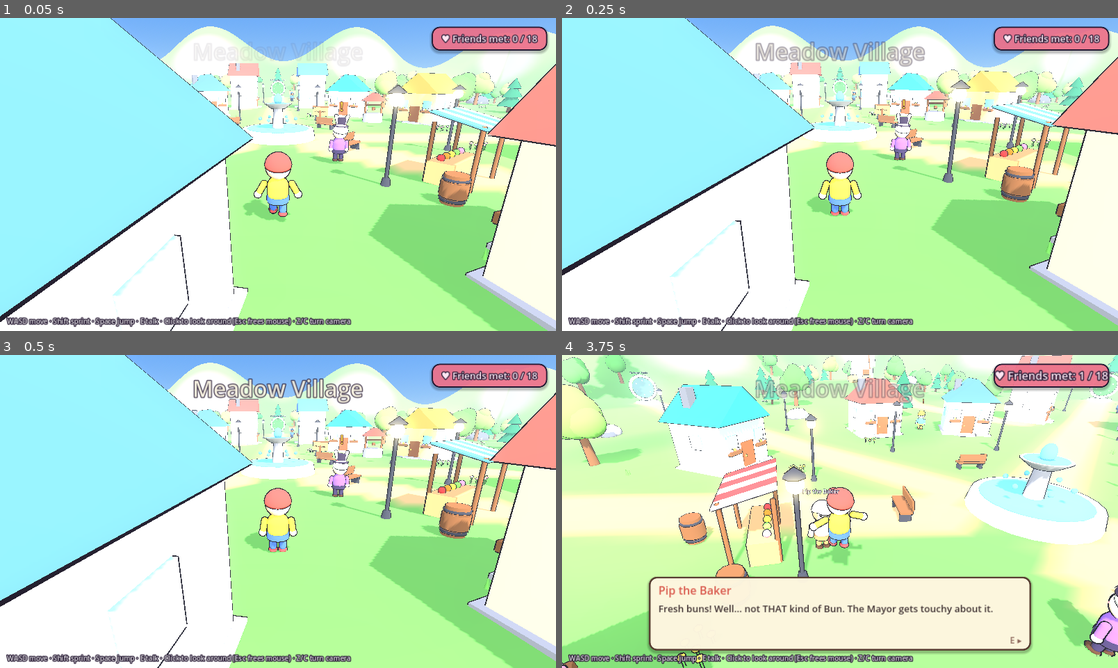
Above: before the commit, frames 1-4 (two rows, left to right).
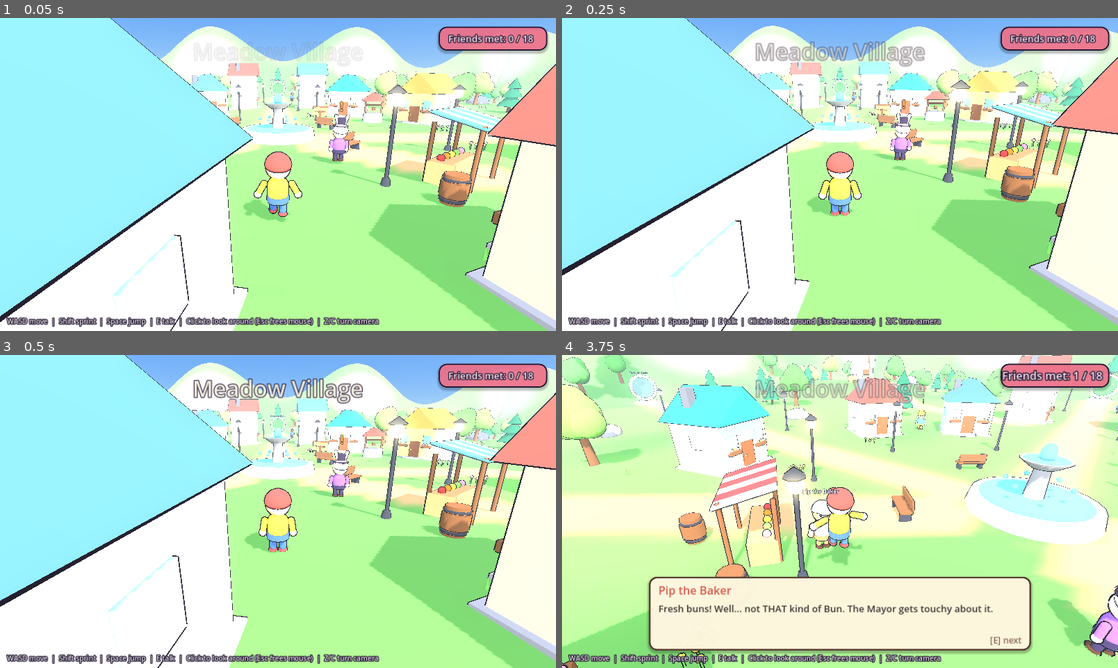
Above: after the commit, the same moments.

Repository: vaidant0410/build-hours
Game: Godot game, scene res://levels/meadow_village.tscn
Same seed, same stepped clock (60 frames per second), same inputs: the game is played once before the commit and once after it.
Inputs (mouse positions are in pixels of both pictures, inside the frame that each line leads up to):
- Up to frame 1 (0.05 s): no input
- Up to frame 2 (0.25 s): no input
- Up to frame 3 (0.5 s): no input
- Up to frame 4 (3.75 s): tap Enter every 0.75 s from 0.5 to 3.5 s; move the mouse to (962, 495) at 0.52 s; hold D (move_right) 0.53-1.28 s; hold Shift (sprint) 0.53-1.28 s; click (962, 495) at 0.67 s; tap Space (jump) at 0.77, 0.8, 1.07, 1.35, 1.52, 1.82, 2.3, 3.02, 3.32 s; move the mouse to (812, 511) at 1.27 s; hold W (move_forward) from 1.28 s (still down); click (812, 511) at 1.42 s; tap Shift (sprint) at 1.55, 3.05 s; move the mouse to (851, 505) at 2.02 s; tap Z (cam_left) at 2.1 s; click (851, 505) at 2.17 s; move the mouse to (834, 517) at 2.77 s; tap C (cam_right) at 2.85 s; click (834, 517) at 2.92 s; move the mouse to (878, 514) at 3.52 s; hold E (interact) from 3.53 s (still down); click (878, 514) at 3.67 s

The runs differ from the first frame. In frame 1, 1.7% of the frame differs, in the area x 8-97%, y 2-99%; in frame 2, 1.7%; in frame 3, 1.7%; in frame 4, 1.9%, in the area x 8-99%, y 2-99%.

Commit message:
Support web export: compatibility renderer on web, plain-text HUD labels
Web builds have no system font fallback, so the heart and arrow glyphs in
the HUD rendered as empty boxes.

Diff:
--- a/pocket-world/project.godot
+++ b/pocket-world/project.godot
@@ -33,5 +33,7 @@
 
 [rendering]
 
+renderer/rendering_method.web="gl_compatibility"
+
 anti_aliasing/quality/msaa_3d=2
 environment/defaults/default_clear_color=Color(0.55, 0.8, 0.95, 1)
--- a/pocket-world/scenes/ui/hud.gd
+++ b/pocket-world/scenes/ui/hud.gd
@@ -84,7 +84,7 @@
 	_text.text = _lines[_line_index]
 	_text.visible_ratio = 0.0
 	_typing = true
-	_next_hint.text = "E ▸" if _line_index < _lines.size() - 1 else "E ✓"
+	_next_hint.text = "[E] next" if _line_index < _lines.size() - 1 else "[E] done"
 	if _source and _source.has_method("on_dialogue_line"):
 		_source.on_dialogue_line()
 
@@ -104,7 +104,7 @@
 
 
 func _update_friends() -> void:
-	_friends.text = "♥ Friends met: %d / %d" % [GameState.friends_met.size(), GameState.TOTAL_FRIENDS]
+	_friends.text = "Friends met: %d / %d" % [GameState.friends_met.size(), GameState.TOTAL_FRIENDS]
 
 
 func _pulse(node: Control) -> void:
@@ -141,7 +141,7 @@
 	root.add_child(friends_panel)
 
 	var help := _label(16, Color(1, 1, 1, 0.85))
-	help.text = "WASD move · Shift sprint · Space jump · E talk · Click to look around (Esc frees mouse) · Z/C turn camera"
+	help.text = "WASD move  |  Shift sprint  |  Space jump  |  E talk  |  Click to look around (Esc frees mouse)  |  Z/C turn camera"
 	help.set_anchors_and_offsets_preset(Control.PRESET_BOTTOM_LEFT)
 	help.offset_left = 16
 	help.offset_top = -34
